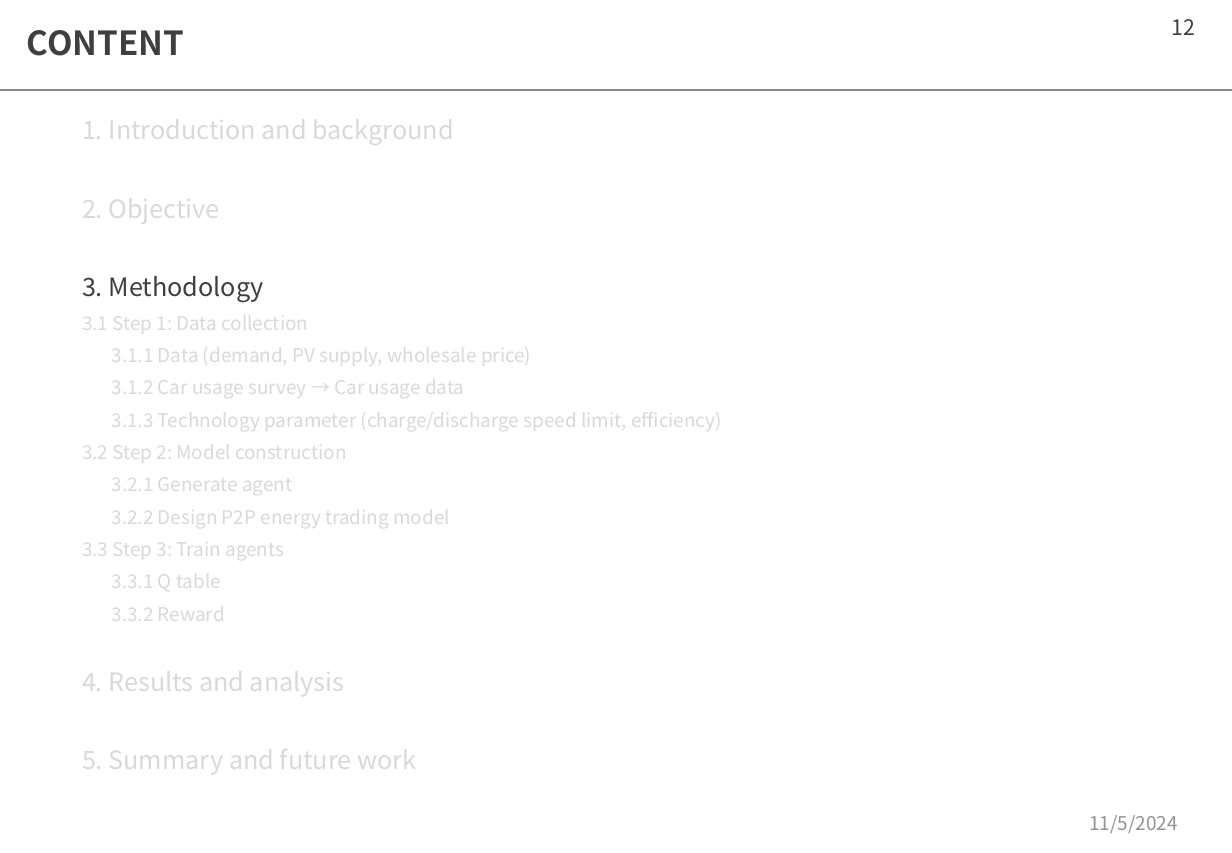
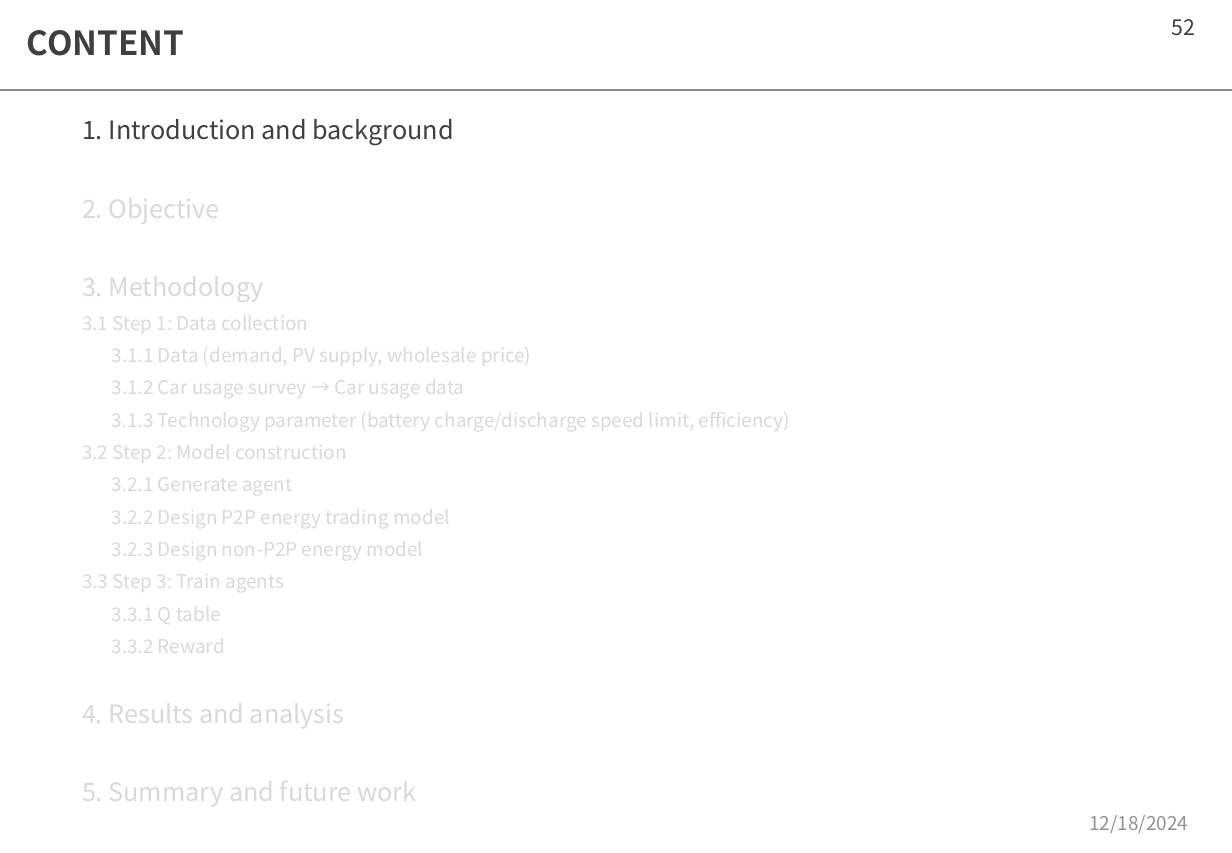
Before and after one commit to moooyu1121/master_thesis_model, a slide deck: slide 52 of memo.pptx (slide 12 before the commit). Drawn at 1232x853 pixels with LibreOffice and Linux fonts; fonts in the diff are those of the drawing. Boxes give left, top, right and bottom in pixels: in the first picture for what was removed or moved away, otherwise in the second. Text is boxed around its words. In the diff, an @@ line names an element or a change of style, - is before the commit and + after.

```diff
--- a/memo.pptx
+++ b/memo.pptx
@@ page number at (1172, 19, 1196, 36): text changed @@
-12
+52
@@ text at (82, 119, 454, 304): text colour #D9D9D9 to #3F3F3F in "1. Introduction and background"; text colour #3F3F3F to #D9D9D9 in "3. Methodology" @@
@@ text at (112, 405, 790, 432): text changed @@
-3.1.3 Technology parameter (charge/discharge speed limit, efficiency)
+3.1.3 Technology parameter (battery charge/discharge speed limit, efficiency)
@@ text at (112, 535, 424, 562): paragraph added @@
+3.2.3 Design non-P2P energy model
@@ text at (1089, 815, 1188, 833): text changed @@
-11/5/2024
+12/18/2024
```
Also in this commit, not shown: 42 other slides changed, 18 slides added, 8 slides removed.
